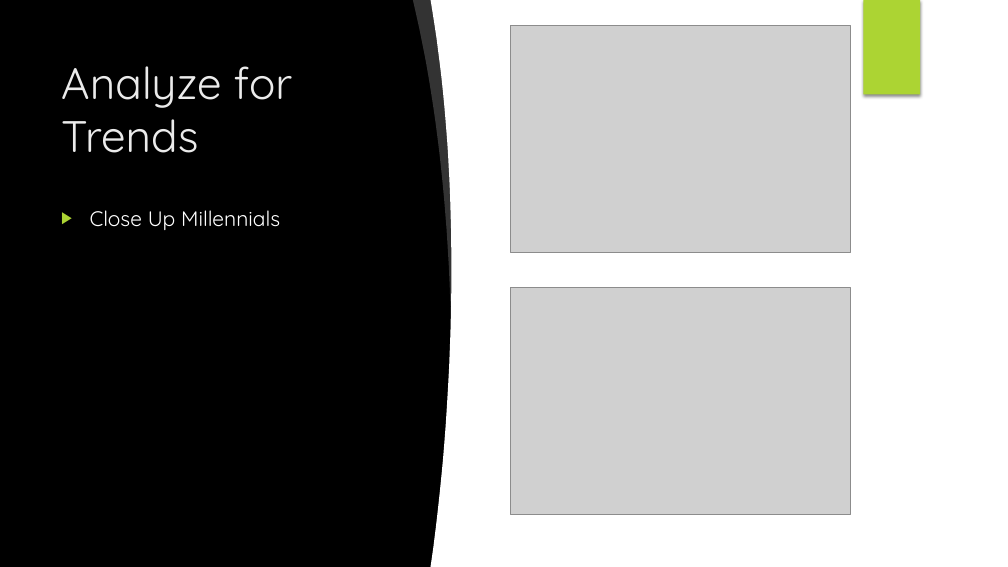
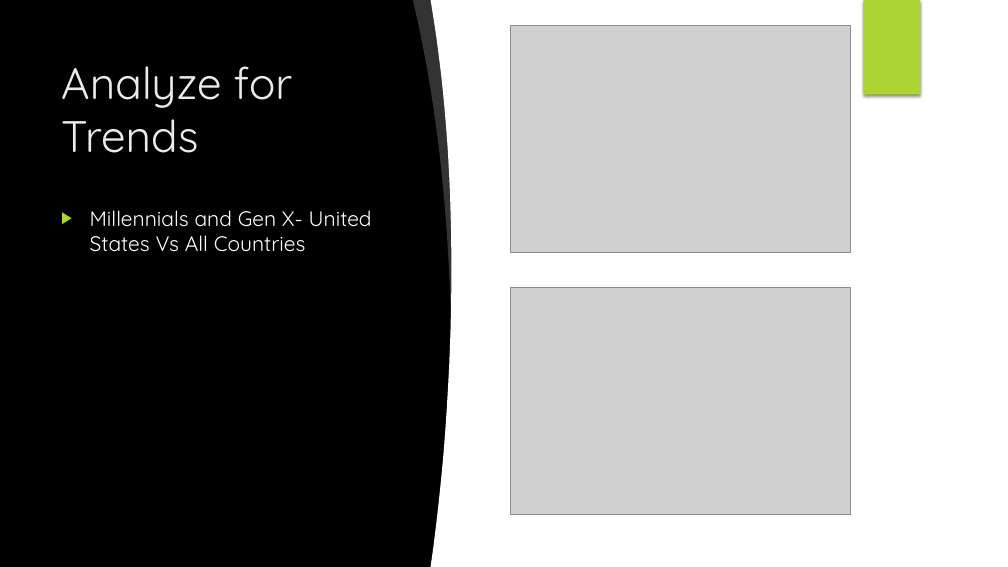
Before and after one commit to ludmilagd/SocialMediaUsageImpact, a slide deck: slide 14 of SocialMediaSuicideRate.pptx (slide 15 before the commit). Drawn at 1008x567 pixels with LibreOffice and Linux fonts; fonts in the diff are those of the drawing; grey boxes stand for pictures; background and template pictures are left out. Boxes give left, top, right and bottom in pixels: in the first picture for what was removed or moved away, otherwise in the second. Text is boxed around its words. In the diff, an @@ line names an element or a change of style, - is before the commit and + after.

```diff
--- a/SocialMediaSuicideRate.pptx
+++ b/SocialMediaSuicideRate.pptx
@@ text at (90,210,372,252): text changed @@
-▶ Close Up Millennials
+▶ Millennials and Gen X- United States Vs All Countries
```
Also in this commit, not shown: 11 other slides changed, 1 slide removed.
